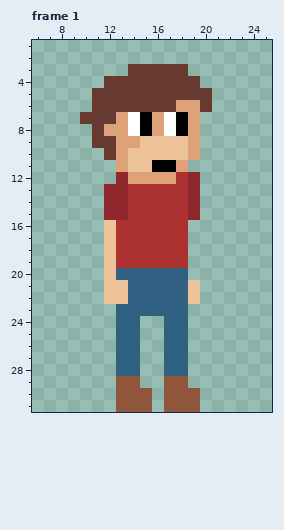
One commit to this pixel-art file: assets/textures/actors/player.aseprite. The first picture shows the starting point.
32x32 pixels, 2 frames. Shown: frame 1: x 6..25, y 1..31. The commit also changed other frames, which this record leaves out.
The same view after the edit:
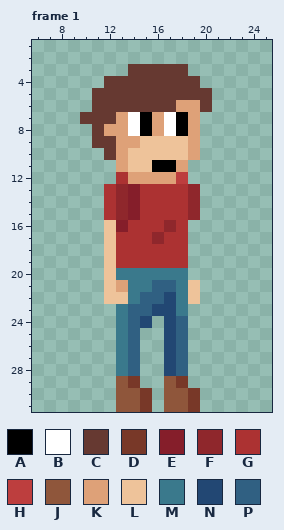
Palette (. is transparent): A #000000  B #ffffff  C #663931  D #783828  E #851e2a  F #8f272c  G #ac3232  H #bd3e3e  J #8f563b  K #dea178  L #eec39a  M #3a798c  N #224773  P #306082
From old to new:
layer "Idle Frame" added
layer "Flattened" removed
Frame 1:
y 12: x 13 F -> G; x 18..19 GF -> H.
y 13..15: x 12 F -> G; x 14 G -> E
y 16: x 13 G -> E; x 17 G -> F
y 17: x 16 G -> F
y 20: x 13..18 PPPPPP -> MMMMMM
y 21: x 13..15 LPP -> KMM; x 18 P -> M
y 22: x 14 P -> M; x 17..18 PP -> NM
y 23: x 13 P -> M; x 16..18 PPP -> NNM
y 24: x 13 P -> M; x 15 . -> N; x 17 P -> N
y 25..28: x 13 P -> M; x 17 P -> N
y 29: x 14 J -> D; x 18 J -> D
y 30..31: x 15 J -> D; x 19 J -> D
